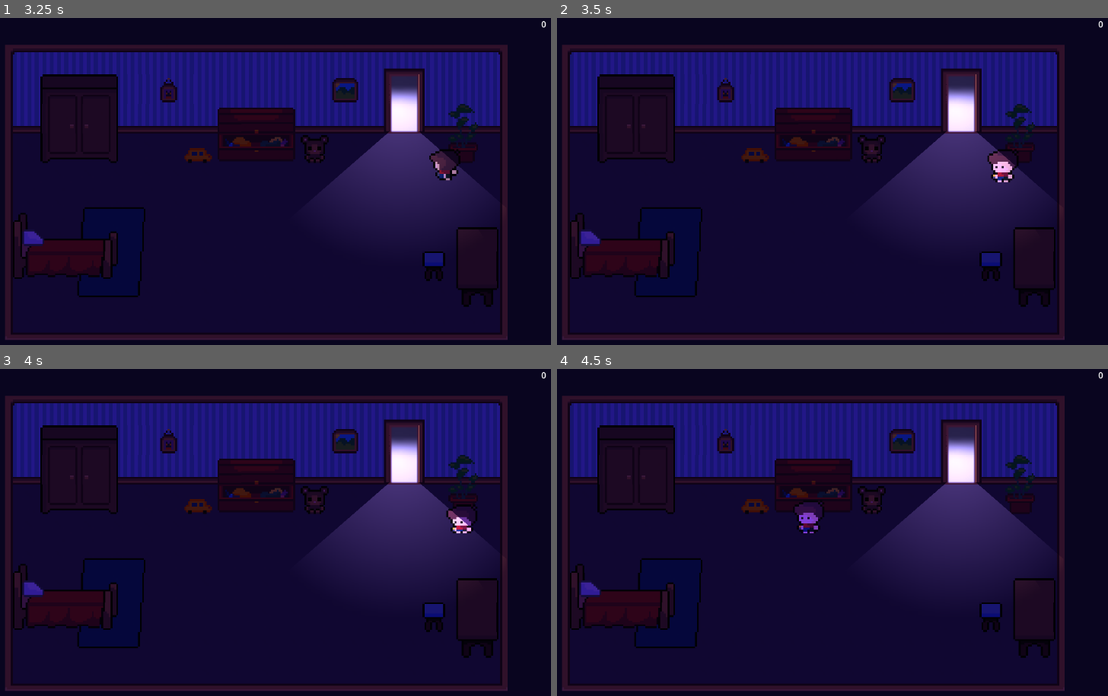
Above: before the commit, frames 1-4 (two rows, left to right).
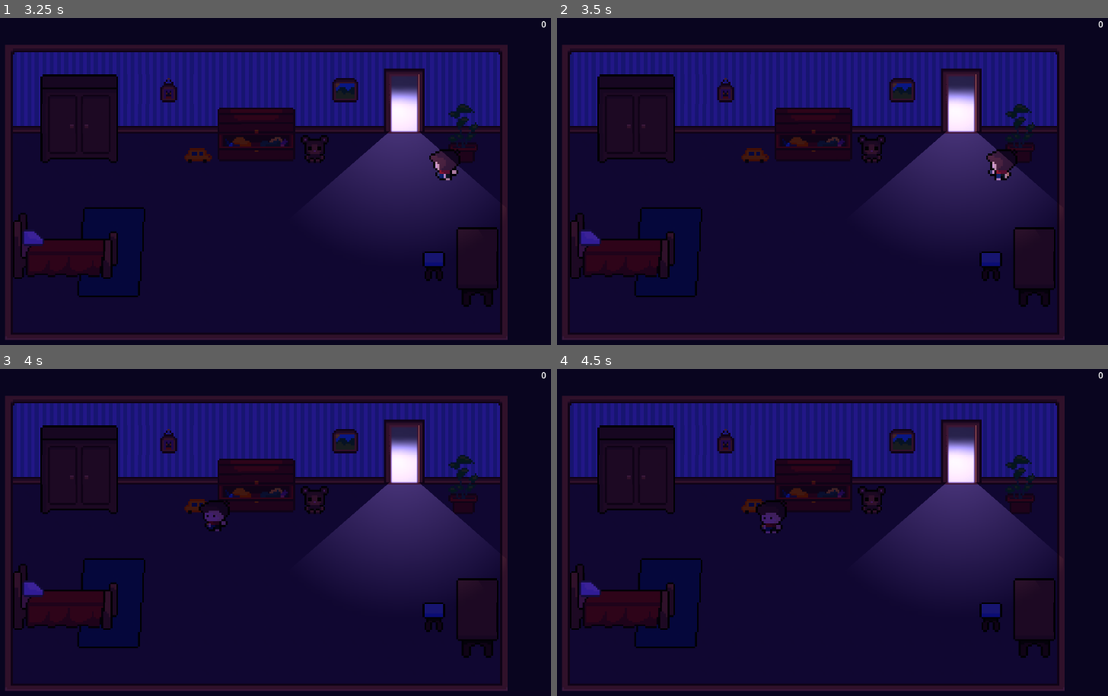
Above: after the commit, the same moments.

Repository: GabO-y/Game-Project_Comp.-Grafica
Game: Godot game, scene res://Cenas/House/House.tscn
Two runs of this game, one before a commit and one after it. Both use one fixed random seed, a clock stepped at 60 frames per second and the inputs below.
Inputs (mouse positions are in pixels of both pictures, inside the frame that each line leads up to):
- Up to frame 1 (3.25 s): tap Enter (ui_accept) at 0.5, 0.77, 1.52, 2.75, 3.02 s; move the mouse to (391, 171) at 0.52 s; hold Right (ui_right) 0.53-1.28 s; tap Space (dash) every 0.75 s from 0.6 to 2.85 s; move the mouse to (137, 204) at 1.27 s; hold Down (ui_down) 1.28-2.03 s; move the mouse to (319, 112) at 2.02 s; hold Right (ui_right) 2.03-2.78 s; move the mouse to (225, 256) at 2.77 s; hold Up (ui_up) from 2.78 s (still down)
- Up to frame 2 (3.5 s): keep holding Up (ui_up)
- Up to frame 3 (4 s): move the mouse to (440, 591) at 3.52 s; release Up (ui_up) at 3.53 s; hold Left (ui_left) from 3.53 s (still down); tap Space (dash) at 3.6 s; tap Enter (ui_accept) at 3.77 s
- Up to frame 4 (4.5 s): keep holding Left (ui_left); move the mouse to (634, 489) at 4.27 s; tap Space (dash) at 4.35 s

Frame 1 is identical in both runs. In frame 2, 0.3% of the frame differs, in the area x 77-84%, y 40-51%; in frame 3, 0.5%; in frame 4, 0.6%, in the area x 36-49%, y 40-51%.

Commit message:
refatoração do boss: ghosts run type 1 implementado

Diff:
--- a/Cenas/Enemy/Bosses/GhostBoss.tscn
+++ b/Cenas/Enemy/Bosses/GhostBoss.tscn
@@ -86,10 +86,14 @@
 gradient = SubResource("Gradient_cu7t7")
 fill = 1
 
-[node name="GhostBoss" type="Node2D" node_paths=PackedStringArray("slash_node", "slash_node_timer", "body", "anim")]
+[sub_resource type="CircleShape2D" id="CircleShape2D_t6okw"]
+radius = 13.0384
+
+[node name="GhostBoss" type="Node2D" node_paths=PackedStringArray("slash_node", "slash_node_timer", "area_attack_ghosts_run", "body", "anim")]
 script = ExtResource("1_21eog")
 slash_node = NodePath("BossBody/SlashNode")
 slash_node_timer = NodePath("BossBody/SlashNode/SlashView/TimerToHideView")
+area_attack_ghosts_run = NodePath("BossBody/SpecialUtils/AreaAttackToGhostsRun")
 body = NodePath("BossBody")
 anim = NodePath("BossBody/AnimatedSprite2D")
 
@@ -120,6 +124,14 @@
 [node name="TimerToHideView" type="Timer" parent="BossBody/SlashNode/SlashView"]
 wait_time = 0.1
 
+[node name="SpecialUtils" type="Node2D" parent="BossBody"]
+
+[node name="AreaAttackToGhostsRun" type="Area2D" parent="BossBody/SpecialUtils"]
+
+[node name="CollisionShape2D" type="CollisionShape2D" parent="BossBody/SpecialUtils/AreaAttackToGhostsRun"]
+shape = SubResource("CircleShape2D_t6okw")
+
 [connection signal="body_entered" from="BossBody/SlashNode/SlashArea" to="." method="_on_slash_player_body_entered"]
 [connection signal="body_exited" from="BossBody/SlashNode/SlashArea" to="." method="_on_slash_area_player_body_exited"]
 [connection signal="timeout" from="BossBody/SlashNode/SlashView/TimerToHideView" to="." method="_on_timer_to_hide_view_timeout"]
+[connection signal="body_entered" from="BossBody/SpecialUtils/AreaAttackToGhostsRun" to="." method="_on_area_attack_to_ghosts_run_player_body_entered"]
--- a/Cenas/Enemy/Bosses/ghost_boss.gd
+++ b/Cenas/Enemy/Bosses/ghost_boss.gd
@@ -2,10 +2,24 @@
 class_name GhostBoss
 
 enum State {CHASING, SPECIAL, STOPED, PREPERE_ATTACK}
+enum Specials {GHOSTS_RUN, CRASH_WALL}
+
 var current_state: State
+var current_special: Specials
+
+var is_on_special: bool = false
+
+# Variaveis que devem vir do quarto que ele está
+#######################
+@export var area_to_ghost_run: Area2D
+# vai conter os seguimentos para o spawn num ponto aleatorio
+@export var segs_to_ghost_run: Node2D
+#######################
 
 @export var slash_node: Node2D
 @export var slash_node_timer: Timer
+
+@export var area_attack_ghosts_run: Area2D
 
 var is_prepere_attack: bool = false
 var prepere_attack_duration: float = 1
@@ -16,10 +30,22 @@
 # vai esperar dar o ataque
 var wait_attack_finish: bool = true
 
+var is_toward_ghost_run: bool = false
+# a medida que os fantasmas são gerados, eles ficam
+# parados por um tempo, essa varivel que controlará isso
+var time_await_ghost_run: float = 1.0
+var is_finish_ghosts_run: bool = false
+var quant_ghost_create:int = 10
+var ghost_count:int = 0
+
+var timer_special = 0
+var special_coldown = 5
+
 func _ready() -> void:
+	set_process(false)
+	set_physics_process(false)
+	area_to_ghost_run.body_entered.connect(_ghost_out)
 	speed = 100
-	setup()
-	set_active(true)
 
 func _process(delta: float) -> void:
 	_animation_logic()
@@ -28,8 +54,12 @@
 
 	if not is_active: return
 
+	timer_special += delta
+
+	if timer_special >= special_coldown and not is_on_special:
+		start_special()
+
 	match current_state:
-
 		State.CHASING:
 			chase_move()
 		State.STOPED:
@@ -39,6 +69,112 @@
 			if dist_to_player() > 40:
 				current_state = State.CHASING
 
+		State.SPECIAL:
+			special_move()
+
+func special_move():
+
+	match current_special:
+		Specials.GHOSTS_RUN:
+			ghost_run_move()
+		Specials.CRASH_WALL:
+			pass
+
+### Ghosts Run ###
+
+func setup_ghost_run():
+
+	body.collision_mask = 0
+
+	area_attack_ghosts_run.collision_layer = Globals.layers["boss"]
+	area_attack_ghosts_run.collision_mask = Globals.layers["player"]
+
+	area_to_ghost_run.collision_mask = Globals.layers["boss"]
+
+func ghost_run_move():
+
+	if is_finish_ghosts_run:
+		emerge_boss_ghosts_run_move()
+		return
+
+	if is_toward_ghost_run:
+		body.velocity = last_dir * speed
+		body.move_and_slide()
+		return
+
+	if dist_to_player() < 30:
+		is_toward_ghost_run = true
+
+	chase_move()
+	last_dir = dir
+
+func create_ghosts(pos: Vector2, type: int):
+	var ghost: Ghost = load("res://Cenas/Enemy/Ghost/Ghost.tscn").instantiate()
+
+	ghost.is_stop = true
+	ghost.current_state = Ghost.State.SPECIAL
+
+	call_deferred("add_child", ghost)
+
+	ghost.global_position = pos
+
+	ghost.tree_entered.connect(
+		func():
+
+			ghost_count += 1
+
+			if ghost_count == 10:
+				ghost.enemy_die.connect(
+					func(ene):
+						finish_ghosts_run()
+				)
+
+			if type == 1:
+
+				ghost.type_special = 1
+
+				time_await_ghost_run += 0.5
+				await Globals.time(time_await_ghost_run)
+				ghost.is_stop = false
+
+	)
+
+func get_random_point_in_segs() -> Vector2:
+	var seg: Line2D = segs_to_ghost_run.get_children().pick_random() as Line2D
+	var x1 = seg.points[0].x
+	var y1 = seg.points[0].y
+	var x2 = seg.points[1].x
+	var y2 = seg.points[1].y
+
+	var x = x1 + randf() * (x2 - x1)
+	var y = y1 + randf() * (y2 - y1)
+
+	return Vector2(x, y)
+
+func create_ghosts_and_run():
+
+	var type_run: int = 1
+
+	for i in range(quant_ghost_create):
+		create_ghosts(get_random_point_in_segs(), type_run)
+
+func finish_ghosts_run():
+	# com a chance dele nascer em baixo, ele fica perto o suficiente para
+	# colidir com a area que faz o ghosts nascerem, o setup torna true denovo
+	area_to_ghost_run.monitoring = false
+	body.global_position = get_random_point_in_segs()
+	is_finish_ghosts_run = true
+
+func emerge_boss_ghosts_run_move():
+	chase_move()
+	if dist_to_player() < 30:
+		slash(dir_to_player())
+		setup()
+		return
+
+
+###################
+
 func _animation_logic():
 
 	var play: String = "walk"
@@ -64,14 +200,25 @@
 	visible = mode
 
 func setup():
+
+	set_process(true)
+	set_physics_process(true)
+
+	is_active = true
 	body.collision_layer = Globals.layers["boss"]
 	body.collision_mask = Globals.layers["player"]
 	current_state = State.CHASING
 	slash_node.visible = false
+	timer_special = 0.0
+	time_await_ghost_run = 1.0
+	is_on_special = false
+	ghost_count = 0
+	is_finish_ghosts_run = false
+	area_to_ghost_run.monitoring = true
 
 func chase_move():
 
-	if is_player_area_attack and dist_to_player() <= 40:
+	if is_player_area_attack and dist_to_player() <= 40 and not is_on_special:
 		prepare_attack()
 		return
 
@@ -114,6 +261,27 @@
 		Globals.player.take_knockback(dir, 20)
 		Globals.player.take_damage(damage)
 
+### Special generico ###
+
+func start_special():
+
+	current_state = State.SPECIAL
+	is_on_special = true
+
+	current_special = get_random_special()
+
+	match current_special:
+		Specials.GHOSTS_RUN:
+			setup_ghost_run()
+		Specials.CRASH_WALL:
+			pass
+
+func get_random_special() -> Specials:
+	# Logica para ir um ataque por vez
+	return Specials.GHOSTS_RUN
+
+########################
+
 func _on_timer_to_hide_view_timeout() -> void:
 	slash_node.visible = false
 
@@ -123,6 +291,9 @@
 	is_player_area_attack = true
 
 func _on_slash_area_player_body_exited(body: Node2D) -> void:
+
+	if is_on_special: return
+
 	var player = body.get_parent() as Player
 	if !player: return
 
@@ -130,3 +301,17 @@
 		current_state = State.CHASING
 
 	is_player_area_attack = false
+
+func _on_area_attack_to_ghosts_run_player_body_entered(body: Node2D) -> void:
+	var player = body.get_parent() as Player
+	if !player: return
+	player.take_knockback(dir, 20)
+	player.take_damage(damage)
+
+func _ghost_out(body: Node2D):
+
+	if body.get_parent() is GhostBoss:
+		create_ghosts_and_run()
+
+	if body.get_parent() is Ghost:
+		body.get_parent().die()
--- a/Cenas/Enemy/Ghost/Ghost.gd
+++ b/Cenas/Enemy/Ghost/Ghost.gd
@@ -26,10 +26,15 @@
 enum State {
 	CHASE,
 	PREPARE_ATTACKING,
-	DASHING
+	DASHING,
+	SPECIAL
 }
 
+var type_special: int
+
 var current_state: State
+
+@export var area_hit: Area2D
 
 func _ready() -> void:
 
@@ -55,11 +60,11 @@
 
 	var dist = body.global_position.distance_to(Globals.player_pos)
 
-	if not special_attack.is_empty():
-		match special_attack:
-			"ghosts_run":
-				ghosts_run_move()
-		return
+	#if not special_attack.is_empty():
+		#match special_attack:
+			#"ghosts_run":
+				#ghosts_run_move()
+		#return
 
 	match current_state:
 		State.CHASE:
@@ -68,10 +73,35 @@
 			prepare_attack(delta)
 		State.DASHING:
 			dash(delta)
+		State.SPECIAL:
+			special_move()
 
 	animation_logic()
 
 	super._process(delta)
+
+func special_move():
+
+	match type_special:
+		1:
+			body.collision_layer = Globals.layers["boss"]
+			body.collision_mask = 0
+
+			move_special_1()
+
+
+func move_special_1():
+	if is_continue_toward:
+		body.velocity = dir * speed
+		body.move_and_slide()
+		return
+
+	if dist_to_player() < 10:
+		is_continue_toward = true
+		return
+
+	chase_player(41)
+	last_dir = dir
 
 func prepare_attack(delta):
 
@@ -115,9 +145,10 @@
 	super.set_active(mode)
 
 	var layer = Globals.layers["ghost"] if mode else 0
+	var mask = Globals.layers["player"] if mode else 0
 
 	body.collision_layer = layer
-	body.collision_mask = layer
+	body.collision_mask = mask
 
 func chase_player(dist):
 
@@ -146,7 +177,7 @@
 
 func refrash():
 	body.collision_layer = Globals.layers["enemy"]
-	body.collision_mask = Globals.layers["wall_current_room"]
+	body.collision_mask = Globals.layers["player"]
 
 func ghosts_run_move():
 
--- a/Cenas/Enemy/Ghost/Ghost.tscn
+++ b/Cenas/Enemy/Ghost/Ghost.tscn
@@ -250,8 +250,9 @@
 [sub_resource type="CircleShape2D" id="CircleShape2D_5v7o7"]
 radius = 8.0
 
-[node name="Ghost" type="Node2D" node_paths=PackedStringArray("body", "anim")]
+[node name="Ghost" type="Node2D" node_paths=PackedStringArray("area_hit", "body", "anim")]
 script = ExtResource("1_8icm7")
+area_hit = NodePath("CharacterBody2D/Areas/HitArea")
 speed = 100
 body = NodePath("CharacterBody2D")
 anim = NodePath("CharacterBody2D/Animation")
--- a/Cenas/Rooms/BossGhostRoom/GhostBoosRoom.tscn
+++ b/Cenas/Rooms/BossGhostRoom/GhostBoosRoom.tscn
@@ -132,8 +132,9 @@
 physics_layer_0/collision_mask = 0
 sources/0 = SubResource("TileSetAtlasSource_47cy2")
 
-[node name="BossGhostRoom" type="Node2D" node_paths=PackedStringArray("layer_node")]
+[node name="BossGhostRoom" type="Node2D" node_paths=PackedStringArray("boss", "layer_node")]
 script = ExtResource("1_iuko5")
+boss = NodePath("GhostBoss")
 layer_node = NodePath("Layers")
 
 [node name="Layers" type="Node2D" parent="."]
@@ -142,13 +143,36 @@
 tile_map_data = PackedByteArray("AAAAAAAAAAABAAEAAAAAAAEAAAABAAEAAAAAAAIAAAABAAEAAAAAAAMAAAABAAEAAAAAAAQAAAABAAEAAAAAAA …(6160 unchanged characters)…
 tile_set = SubResource("TileSet_dkjpy")
 
-[node name="GhostBoss" parent="." instance=ExtResource("3_kj66o")]
+[node name="GhostBoss" parent="." node_paths=PackedStringArray("area_to_ghost_run", "segs_to_ghost_run") instance=ExtResource("3_kj66o")]
+area_to_ghost_run = NodePath("../Exports/AreaToGhostsRun")
+segs_to_ghost_run = NodePath("../Exports/SegsToGhostRun")
 
 [node name="Camera2D" type="Camera2D" parent="."]
 position = Vector2(193, 106)
-zoom = Vector2(2.5, 2.5)
 
 [node name="Doors" type="Node2D" parent="."]
 
 [node name="SafeRoom" parent="Doors" instance=ExtResource("4_es5nb")]
 position = Vector2(193, 179)
+
+[node name="Exports" type="Node2D" parent="."]
+
+[node name="AreaToGhostsRun" type="Area2D" parent="Exports"]
+
+[node name="CollisionPolygon2D" type="CollisionPolygon2D" parent="Exports/AreaToGhostsRun"]
+build_mode = 1
+polygon = PackedVector2Array(429, -40, 427, 249, -58, 247, -60, -42)
+
+[node name="SegsToGhostRun" type="Node2D" parent="Exports"]
+
+[node name="Up" type="Line2D" parent="Exports/SegsToGhostRun"]
+points = PackedVector2Array(373, -31, 30, -31)
+
+[node name="Down" type="Line2D" parent="Exports/SegsToGhostRun"]
+points = PackedVector2Array(20, 238, 366, 238)
+
+[node name="Left" type="Line2D" parent="Exports/SegsToGhostRun"]
+points = PackedVector2Array(-46, 14, -46, 204)
+
+[node name="Right" type="Line2D" parent="Exports/SegsToGhostRun"]
+points = PackedVector2Array(417, 8, 417, 209)
--- a/Cenas/Rooms/BossGhostRoom/ghost_boss_room.gd
+++ b/Cenas/Rooms/BossGhostRoom/ghost_boss_room.gd
@@ -1 +1,7 @@
 extends Room
+
+@export var boss: GhostBoss
+
+func switch_process(mode: bool):
+	super.switch_process(mode)
+	if mode: boss.setup()
Not shown: 1 places in Cenas/Enemy/Bosses/GhostBoss.tscn that only renumber resources
